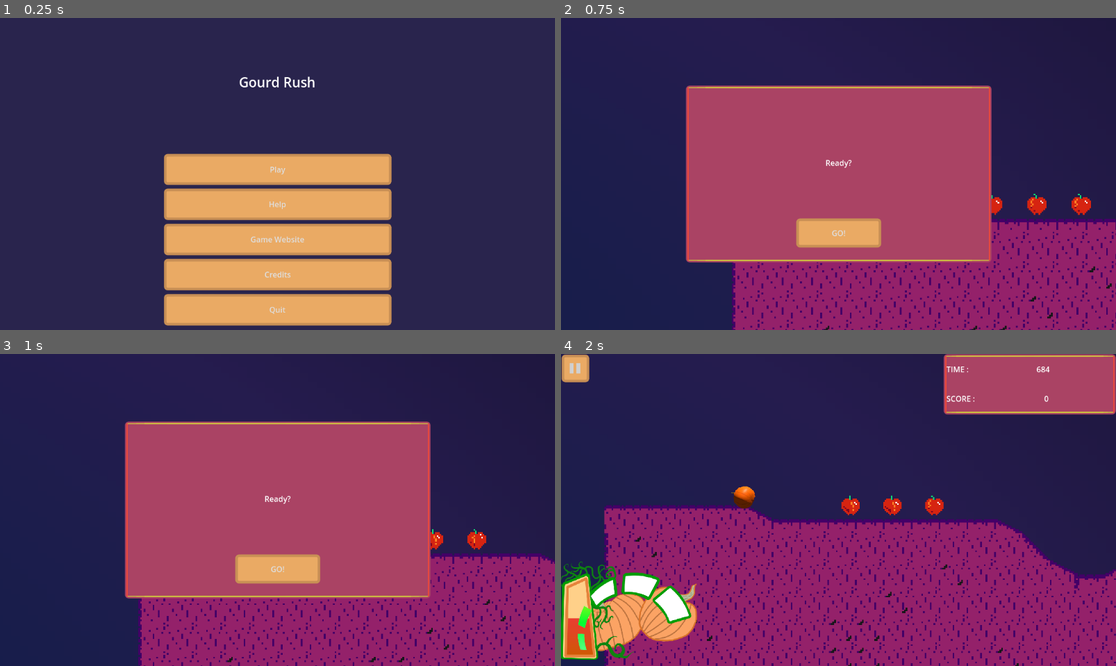
Above: before the commit, frames 1-4 (two rows, left to right).
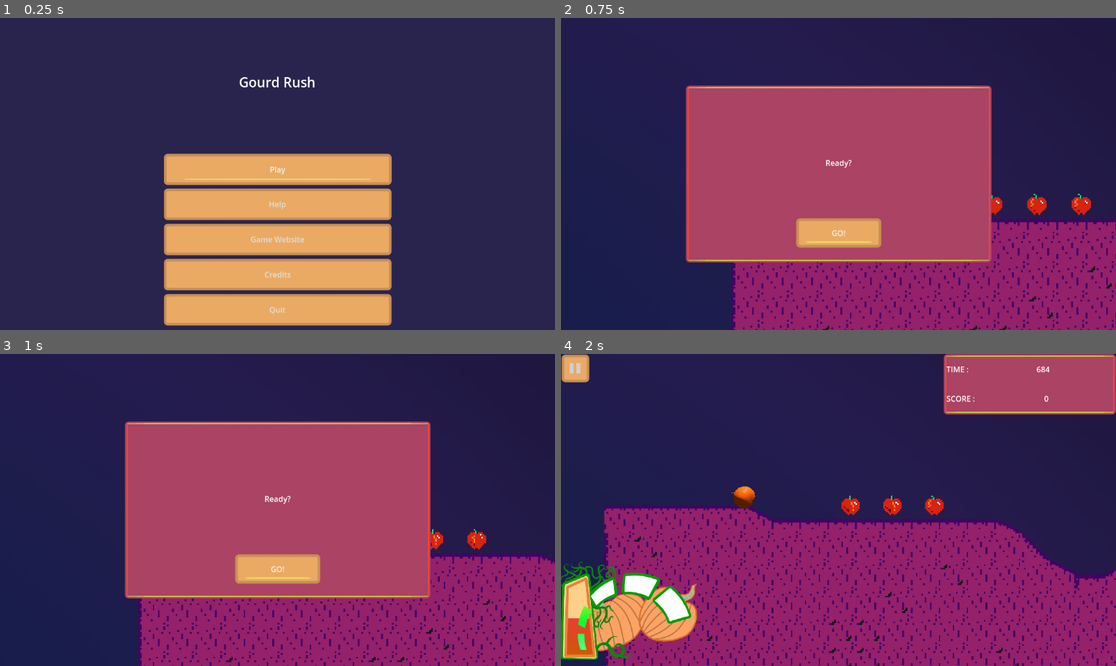
Above: after the commit, the same moments.

Repository: LettucePie/gwj-62-harvest
Game: Godot game, scene res://Play.tscn
Same seed, same stepped clock (60 frames per second), same inputs: the game is played once before the commit and once after it.
Inputs:
- Up to frame 1 (0.25 s): no input
- Up to frame 2 (0.75 s): click "Play" at 0.5 s
- Up to frame 3 (1 s): no input
- Up to frame 4 (2 s): click "GO!" at 1.25 s

The runs differ from the first frame. In frame 1, 0.2% of the frame differs, in the area x 33-71%, y 43-53%; in frame 2, less than 0.1%; in frame 3, less than 0.1%; in frame 4, nothing differs.

Commit message:
Added gui focusing for controllers

Diff:
--- a/menus/gui.gd
+++ b/menus/gui.gd
@@ -31,6 +31,7 @@
 	$results_panel.hide()
 	$ready_panel.show()
 	playing = false
+	$ready_panel/start_button.grab_focus()
 
 
 func play_mode():
--- a/menus/help_menu.gd
+++ b/menus/help_menu.gd
@@ -30,6 +30,8 @@
 	$Panel/VBoxContainer/controls/left.visible = left_visible
 	$Panel/VBoxContainer/controls/right.visible = right_visible
 	$Panel/VBoxContainer/controls/done.visible = done_visible
+	if done_visible:
+		$Panel/VBoxContainer/controls/done.grab_focus()
 
 
 func _on_left_pressed():
@@ -46,3 +48,8 @@
 
 func _on_done_pressed():
 	emit_signal("close_help")
+
+
+func _on_visibility_changed():
+	if visible:
+		$Panel/VBoxContainer/controls/right.grab_focus
--- a/menus/help_menu.tscn
+++ b/menus/help_menu.tscn
@@ -110,6 +110,7 @@
 size_flags_horizontal = 3
 text = "Finished"
 
+[connection signal="visibility_changed" from="." to="." method="_on_visibility_changed"]
 [connection signal="pressed" from="Panel/quit" to="." method="_on_done_pressed"]
 [connection signal="pressed" from="Panel/VBoxContainer/controls/left" to="." method="_on_left_pressed"]
 [connection signal="pressed" from="Panel/VBoxContainer/controls/right" to="." method="_on_right_pressed"]
--- a/menus/main_menu.gd
+++ b/menus/main_menu.gd
@@ -10,6 +10,7 @@
 		$VBoxContainer/quit.hide()
 	hide_all()
 	print("ADD WEBSITE")
+	$VBoxContainer/play.grab_focus()
 
 
 func hide_all():
